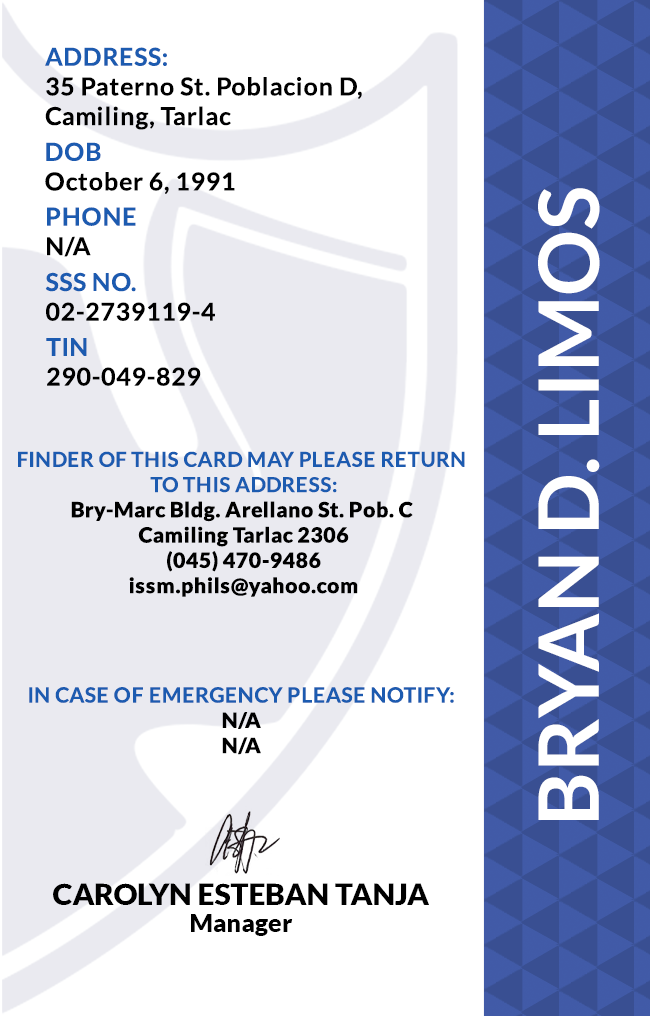
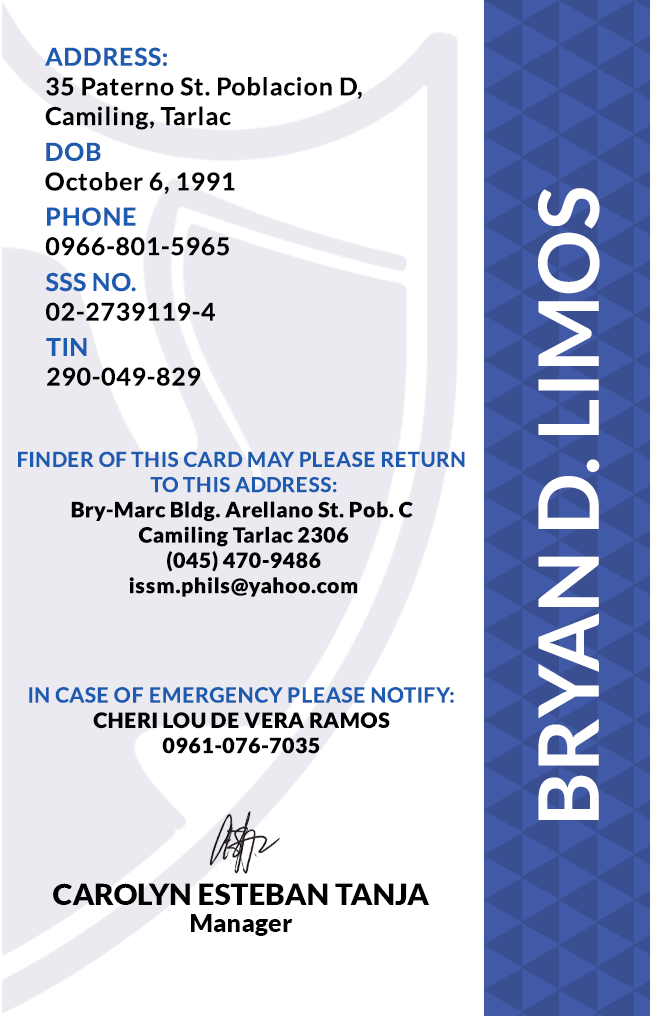
Revision of a layered (650, 1016) image; what changed, layer by layer:
renamed "PHONE N/A" to "PHONE 0966-801-5965", painted on it over [45,236,229,257]
renamed "IN CASE OF EMERGENCY PLEASE NOTIFY: N/A N/A" to "IN CASE OF EMERGENCY PLEASE NOTIFY: CHERI LOU DE VERA RAMOS 096", painted on it over [93,712,390,755]
